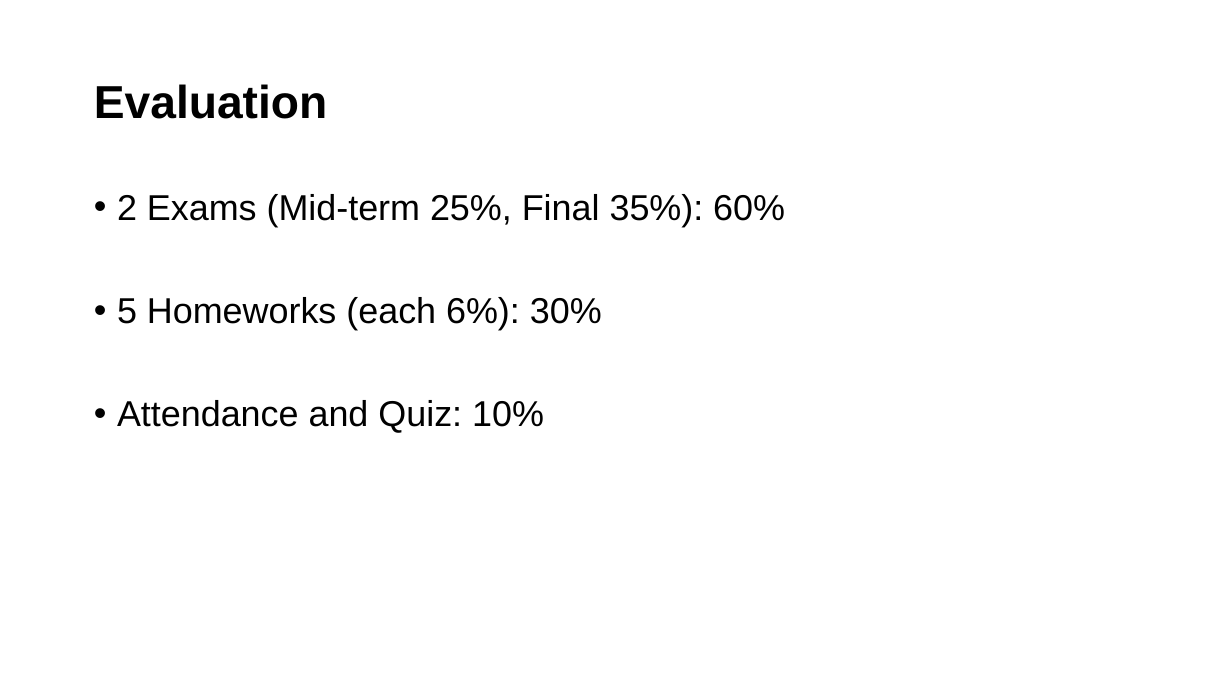
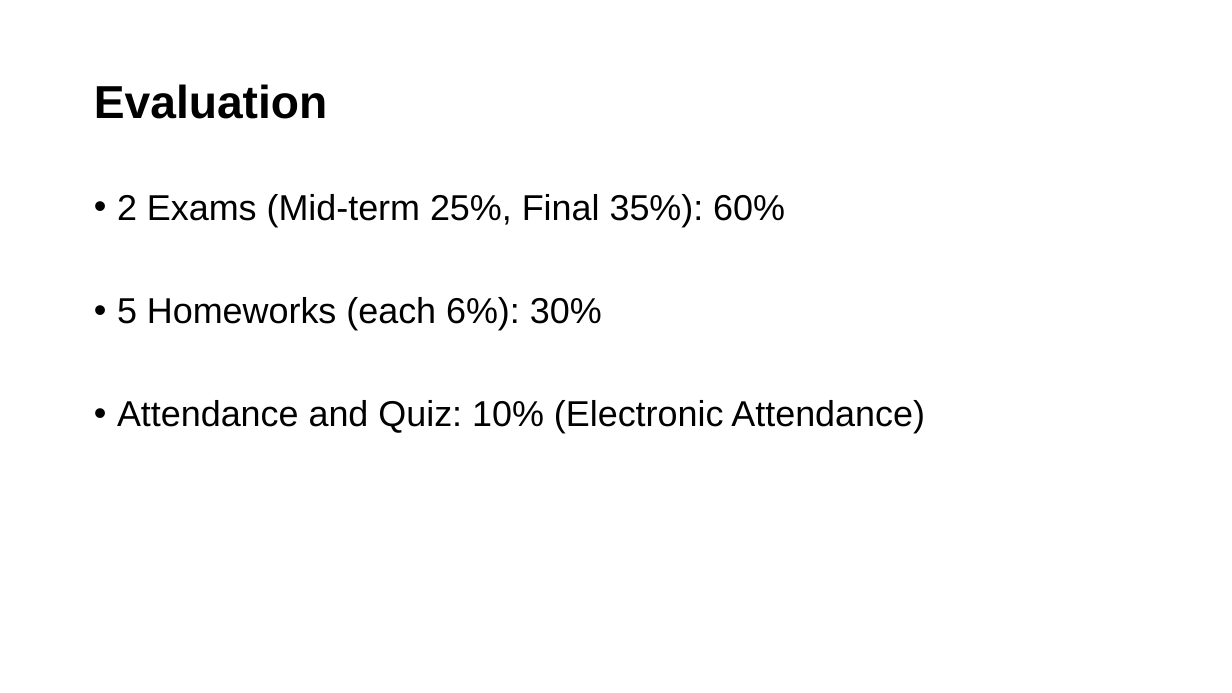
Before and after one commit to mlailab-skku/mlailab-skku.github.io, a slide deck: slide 5 of files/Introduction.pptm. Drawn at 1232x693 pixels with LibreOffice and Linux fonts; fonts in the diff are those of the drawing. Boxes give left, top, right and bottom in pixels: in the first picture for what was removed or moved away, otherwise in the second. Text is boxed around its words. In the diff, an @@ line names an element or a change of style, - is before the commit and + after.

```diff
--- a/files/Introduction.pptm
+++ b/files/Introduction.pptm
@@ text at box(117, 400, 925, 433): text changed @@
-• Attendance and Quiz: 10%
+• Attendance and Quiz: 10% (Electronic Attendance)
```
Also in this commit, not shown: 1 slide added, 1 other file.
